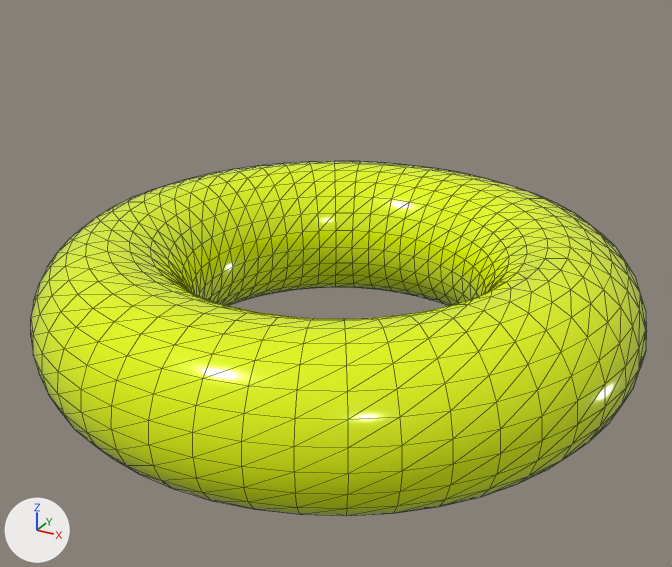
Renders of the glTF model public/assets/models/torus_ring.glb from each side of a commit.
Both versions are drawn from a 50 mm lens placed at (1.86, -3.41, 1.78), pointed at (-0.02, 0.02, 0.07). Arrows for +X, +Y and +Z are at lower left; the lights stay in place. The first picture is the older version. Mesh edges are drawn as thin lines. Vertices at exactly the same position are counted once.

The scene before the commit, as lines of its bpy script (objects in view):
```python
mat_mat_torus_ring = principled_material('Mat_torus_ring')
mat_mat_torus_ring.base_color = (0.8, 1.0, 0.0)  # yellow #e7ff00
mat_mat_torus_ring.metallic = 0.05
mat_mat_torus_ring.roughness = 0.15
me_torus = bpy.data.meshes.new('Torus')
me_torus.from_pydata(...)  # a torus around z (ring radius 1.0, tube radius 0.35) spanning x -1.35..1.35, y -1.35..1.35, z -0.35..0.35
me_torus.materials.append(mat_mat_torus_ring)  # yellow #e7ff00
ob_torus = bpy.data.objects.new('Torus', me_torus)
ob_torus.location = (0.0, 0.0, 0.0)
```
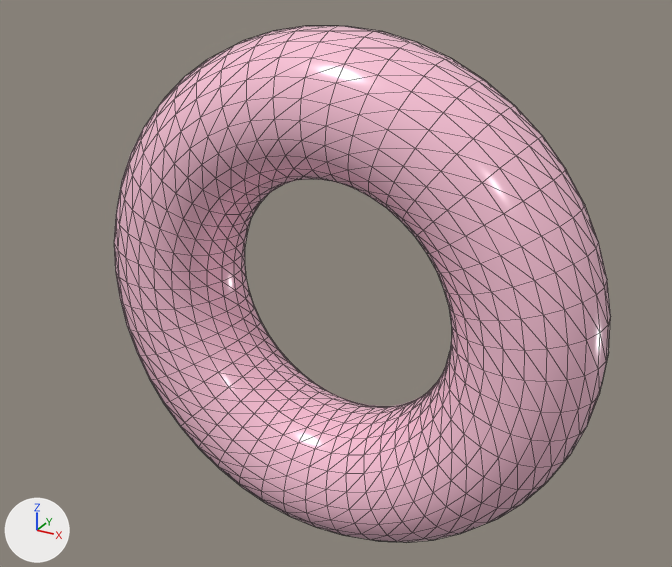
Location of each change, [x1, y1, x2, y2] in pixels of the pictures (672 x 567 px):
'Torus', recoloured, surface changed, turned, rescaled
    before: [31, 161, 647, 515]
    after: [114, 26, 611, 542]

What changed in the scene script:
```text
Change mat_mat_torus_ring:
    mat_mat_torus_ring.base_color: (0.8, 1.0, 0.0) -> (1.0, 0.569, 0.71)  # yellow #e7ff00 -> pink #ffc7db
    mat_mat_torus_ring.roughness: 0.15 -> 0.2
Change me_torus:
    used by ob_torus; location = (0.0, 0.0, 0.0)
    remove me_torus.from_pydata(...)  # 1152 vertices, 2304 faces; spans x -1.35..1.35, y -1.35..1.35, z -0.35..0.35
    add me_torus.from_pydata(...)  # 1152 vertices, 2304 faces; spans x -1.22..1.22, y -0.32..0.32, z -1.22..1.22
    me_torus part 1: the whole mesh is turned 90 degrees about the x axis through its middle and scaled by 0.902
```
